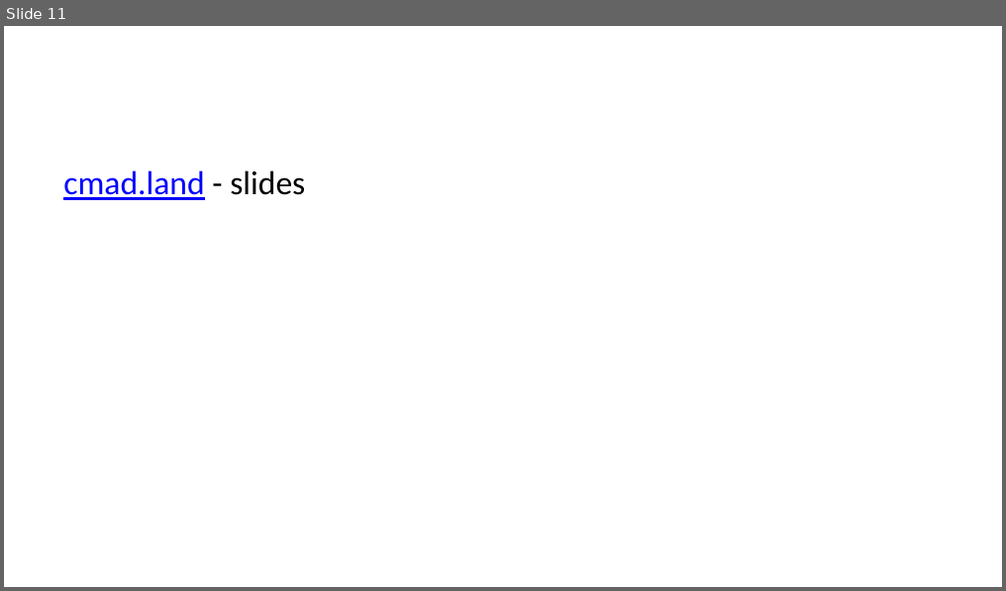
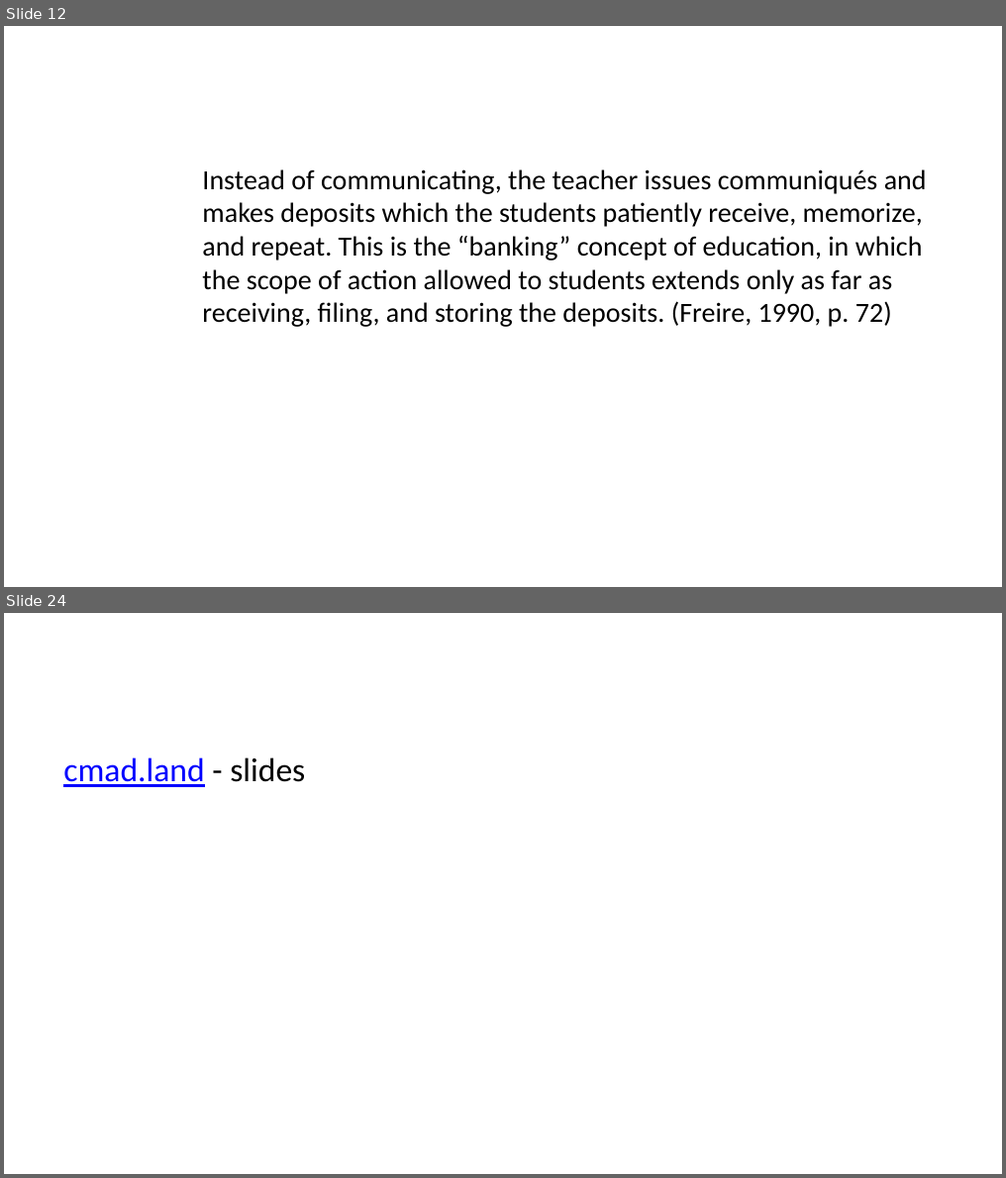
Before and after one commit to cmadland/slides, a slide deck: docs/posts/fpl-assessment/index.pptx. Shown one above the other, each under a label of ours: slide 11 before the commit, slides 12 and 24 after it; the slides between them are not shown. The pictures are 1006x591 and 1006x1178 pixels, drawn with LibreOffice and Linux fonts; fonts in the diff are those of the drawing. Boxes give left, top, right and bottom in pixels: in the first picture for what was removed or moved away, otherwise in the second. Text is boxed around its words. In the diff, an @@ line names an element or a change of style, - is before the commit and + after.

```diff
--- a/docs/posts/fpl-assessment/index.pptx
+++ b/docs/posts/fpl-assessment/index.pptx
@@ slide 12 added at (x1=4, y1=26, x2=1002, y2=587), background #FFFFFF @@
@@ text added at (x1=202, y1=170, x2=927, y2=327), 20 pt, text #000000 @@
+Instead of communicating, the teacher issues communiqués and makes deposits which the students patiently receive, memorize, and repeat. This is the “banking” concept of education, in which the scope of action allowed to students extends only as far as receiving, filing, and storing the deposits. (Freire, 1990, p. 72)
@@ what was slide 11 is now slide 24 @@
```
Also in this commit, not shown: 4 slides changed, 14 other slides added, 1 slide removed, 15 other files.
